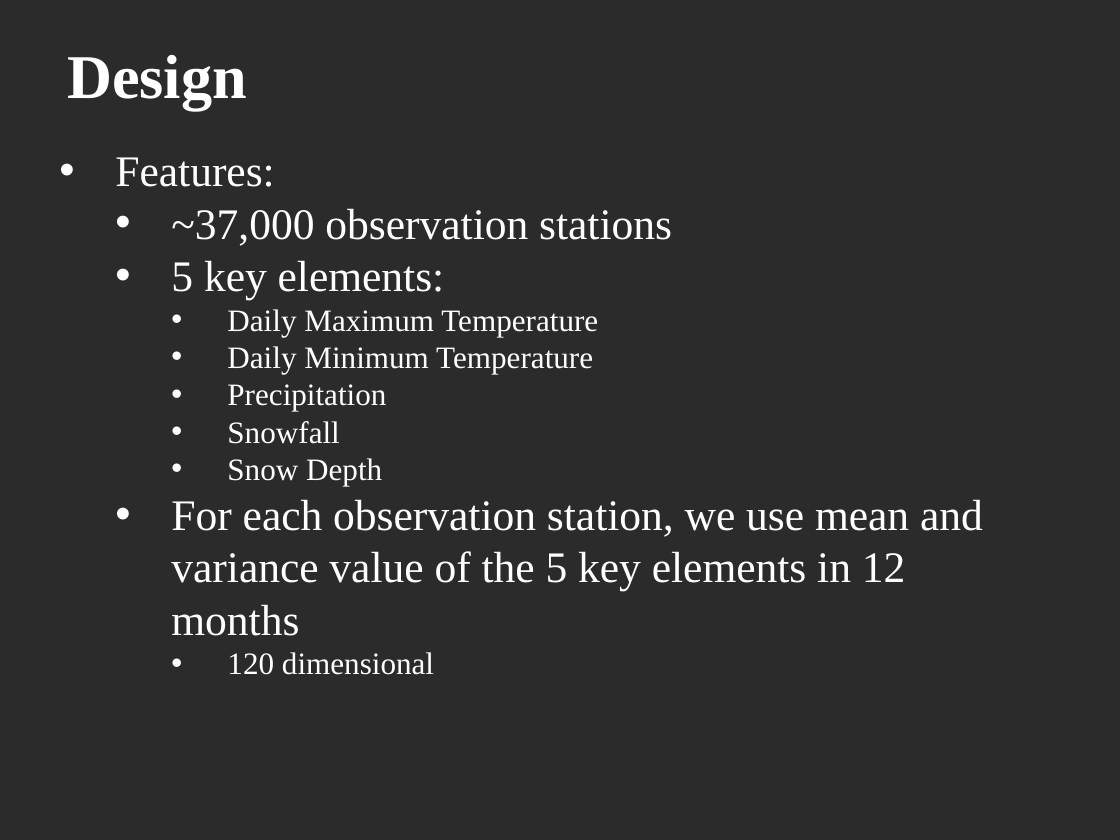
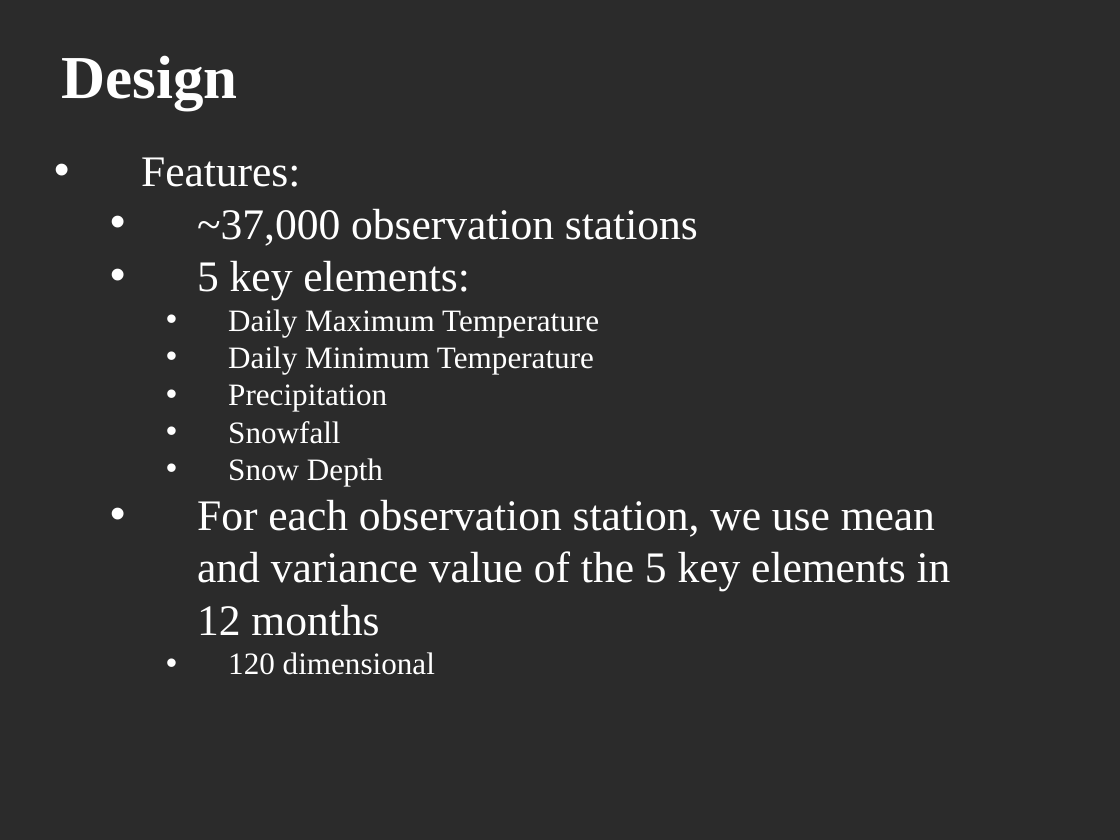
Before and after one commit to raynald/ETH_BBBigData, a slide deck: slide 4 of report/Milestone 2.pptx. Drawn at 1120x840 pixels with LibreOffice and Linux fonts; fonts in the diff are those of the drawing; background and template pictures are left out; a plain dark background stands for a picture behind light text. Boxes give left, top, right and bottom in pixels: in the first picture for what was removed or moved away, otherwise in the second. Text is boxed around its words. In the diff, an @@ line names an element or a change of style, - is before the commit and + after.

```diff
--- a/report/Milestone 2.pptx
+++ b/report/Milestone 2.pptx
@@ title "Design" at box(62, 55, 238, 110): size 40 to 39.2 pt @@
@@ text "Features:" at box(141, 157, 951, 675): indent changed @@
```
Also in this commit, not shown: 6 other slides changed, 1 slide added, 1 slide removed.
